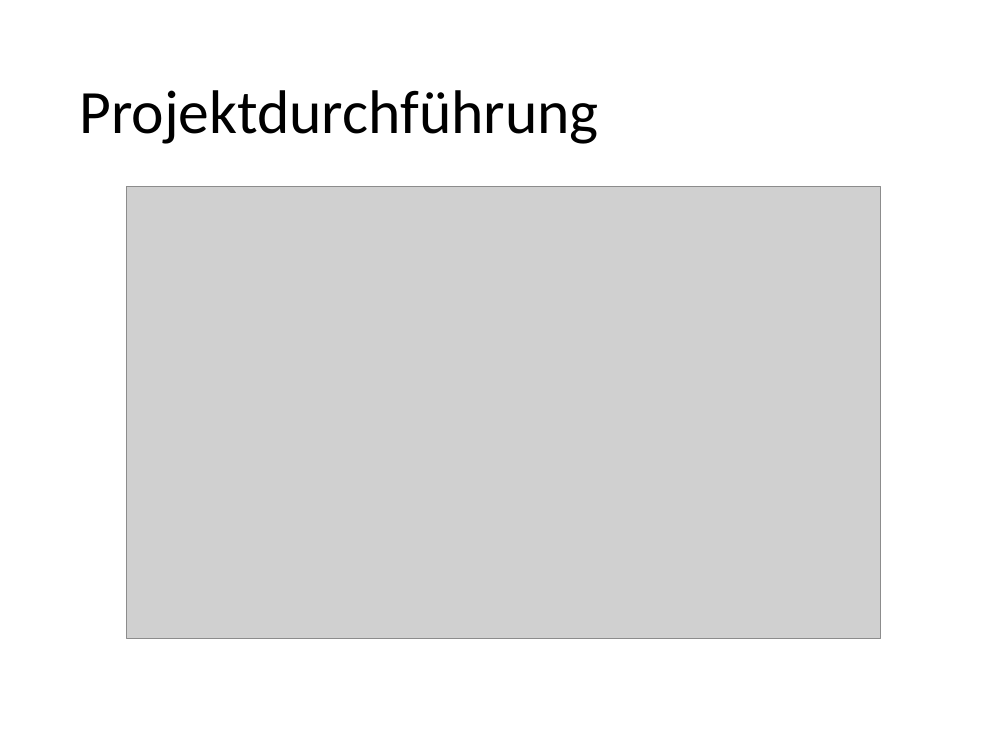
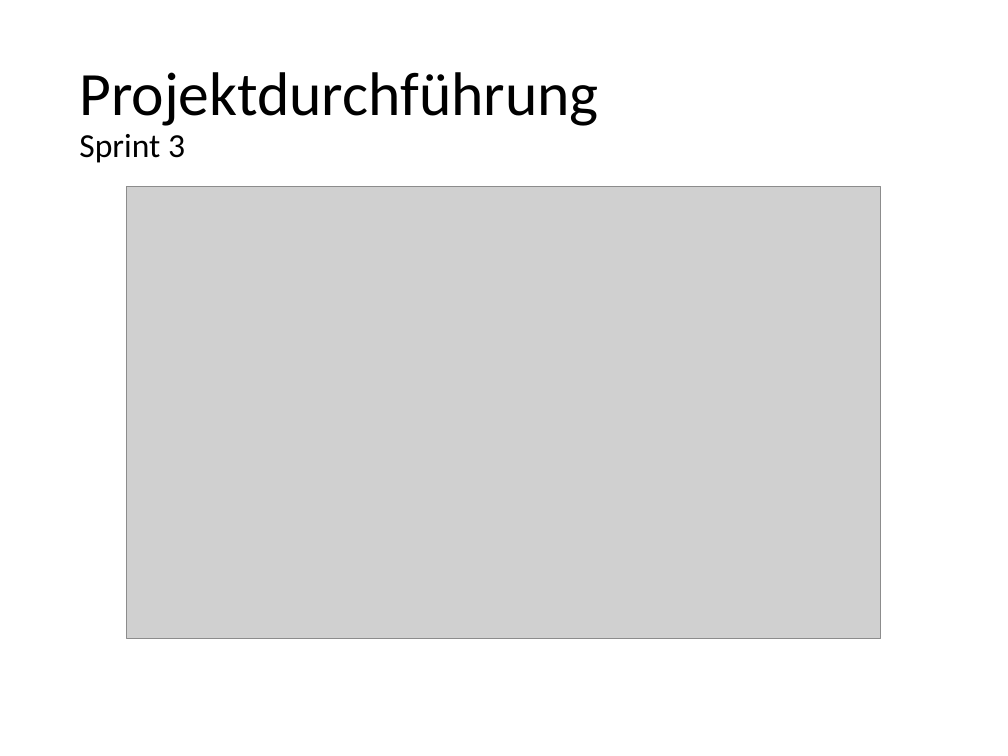
Before and after one commit to kickvinwl/kickvinwl, a slide deck: slide 12 of dokumente/Abschlusspräsentation.pptx (slide 8 before the commit). Drawn at 1008x756 pixels with LibreOffice and Linux fonts; fonts in the diff are those of the drawing; grey boxes stand for pictures. Boxes give left, top, right and bottom in pixels: in the first picture for what was removed or moved away, otherwise in the second. Text is boxed around its words. In the diff, an @@ line names an element or a change of style, - is before the commit and + after.

Commit message:
Sprint 2&3

```diff
--- a/dokumente/Abschlusspräsentation.pptx
+++ b/dokumente/Abschlusspräsentation.pptx
@@ title at <box>79,72,599,163</box>: text changed @@
-Projektdurchführung
+Projektdurchführung
+Sprint 3
```
Also in this commit, not shown: 5 slides added, 1 slide removed.
